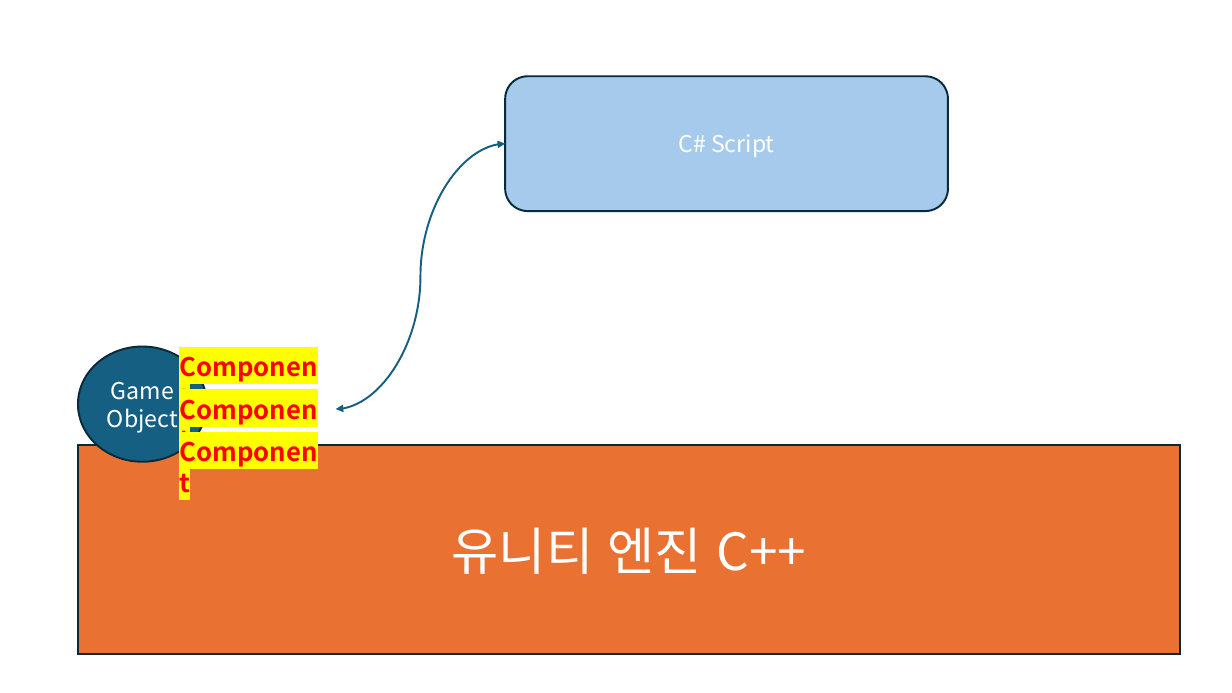
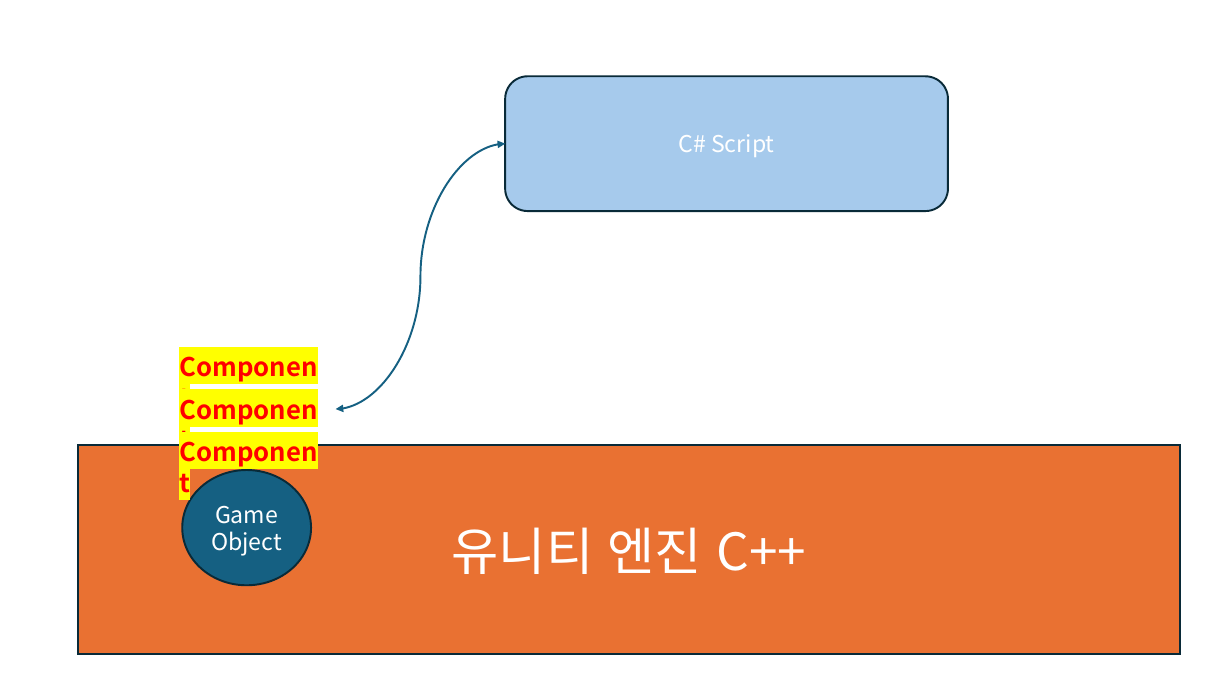
Before and after one commit to Pacman18/SantaClass, a slide deck: slide 6 of 유니티에디터 기초.pptx. Drawn at 1232x693 pixels with LibreOffice and Linux fonts; fonts in the diff are those of the drawing. Boxes give left, top, right and bottom in pixels: in the first picture for what was removed or moved away, otherwise in the second. Text is boxed around its words. In the diff, an @@ line names an element or a change of style, - is before the commit and + after.

```diff
--- a/유니티에디터 기초.pptx
+++ b/유니티에디터 기초.pptx
@@ ellipse "Game" moved from (x1=78, y1=347, x2=206, y2=462) to (x1=182, y1=470, x2=311, y2=586) @@
```
Also in this commit, not shown: 2 other slides changed, 5 slides added.
